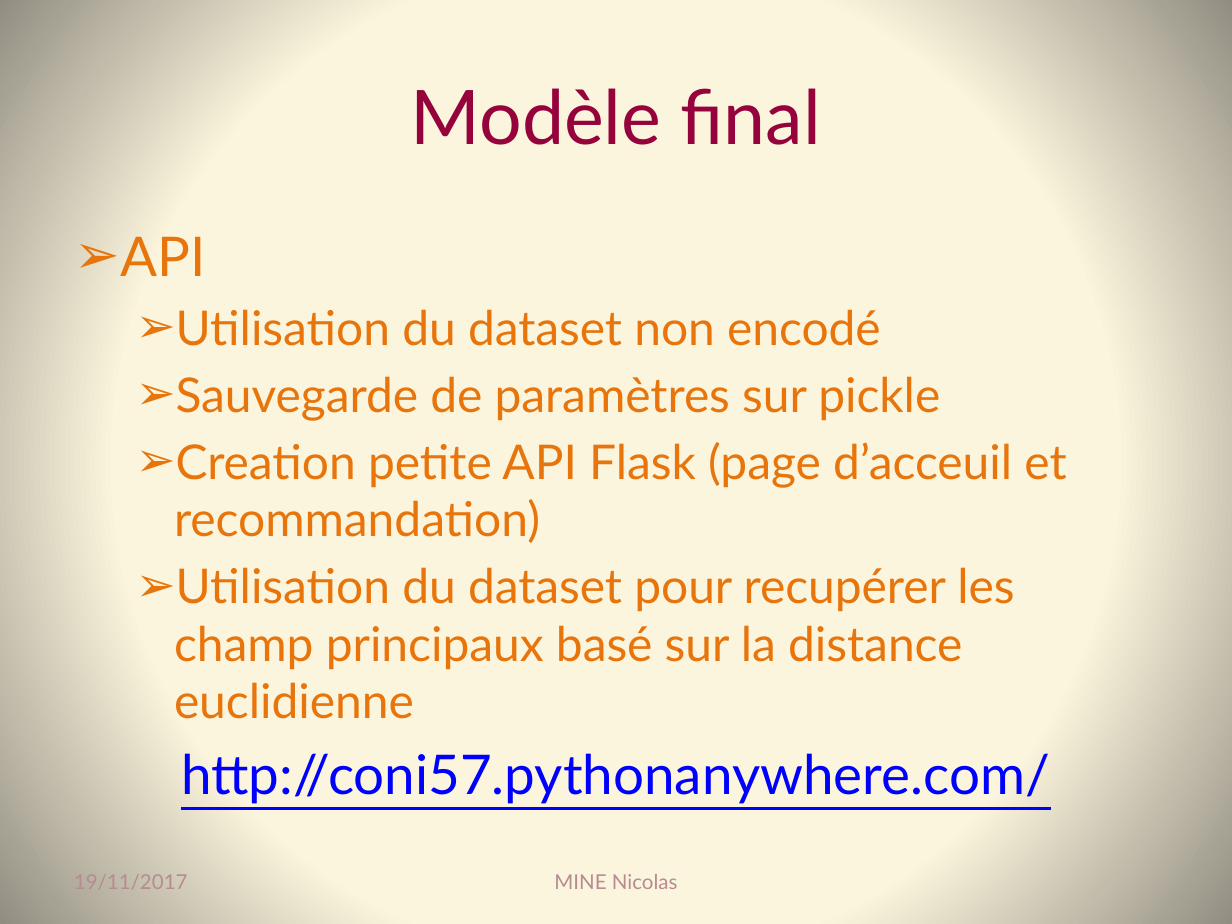
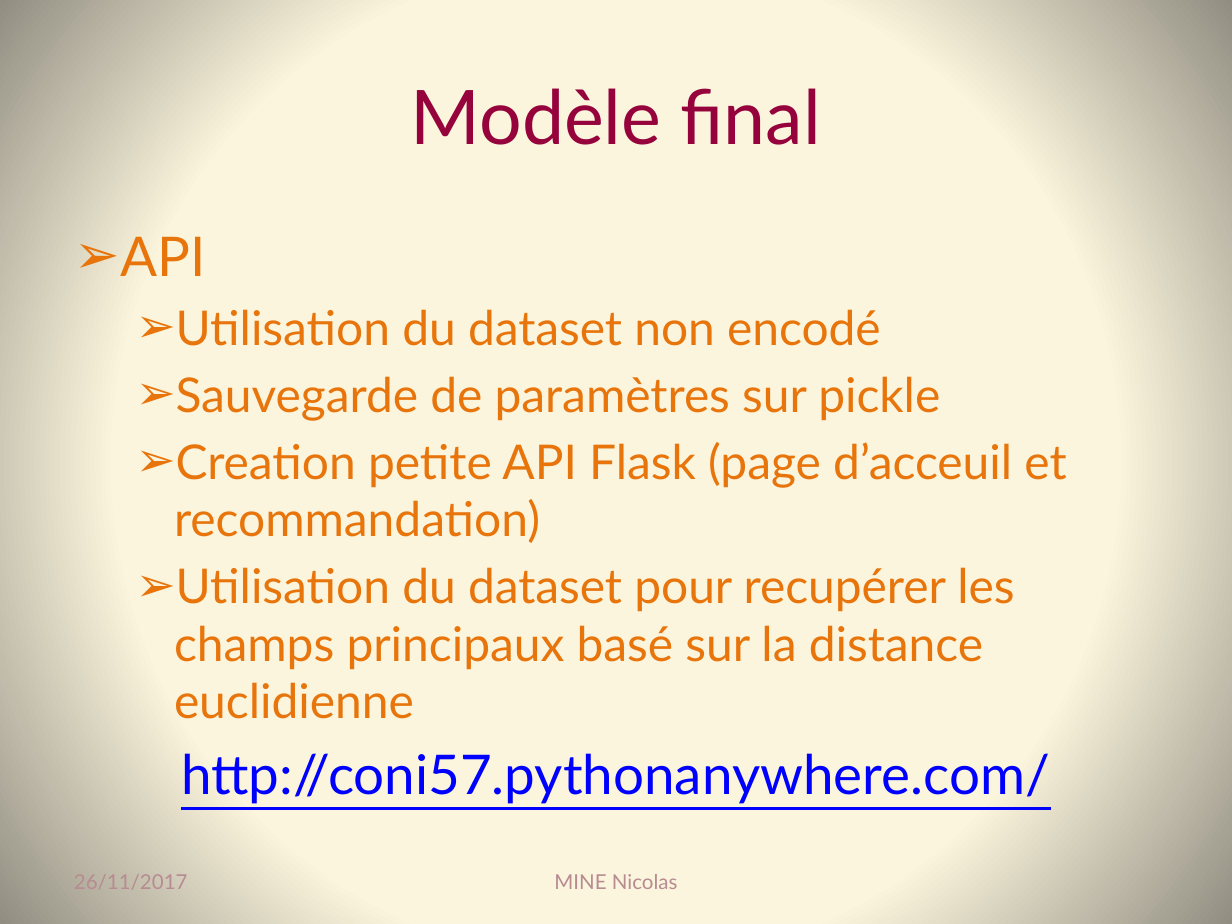
Before and after one commit to Coni63/OC_DS, a slide deck: slide 17 of P3/Presentation-projet_3.pptx (slide 16 before the commit). Drawn at 1232x924 pixels with LibreOffice and Linux fonts; fonts in the diff are those of the drawing. Boxes give left, top, right and bottom in pixels: in the first picture for what was removed or moved away, otherwise in the second. Text is boxed around its words. In the diff, an @@ line names an element or a change of style, - is before the commit and + after.

```diff
--- a/P3/Presentation-projet_3.pptx
+++ b/P3/Presentation-projet_3.pptx
@@ text at [174,567,1014,719]: text changed @@
-  ➢ Utilisation du dataset pour recupérer les champ principaux basé sur la distance euclidienne
+  ➢ Utilisation du dataset pour recupérer les champs principaux basé sur la distance euclidienne
@@ text at [74,874,188,889]: text changed @@
-19/11/2017
+26/11/2017
```
Also in this commit, not shown: 17 other slides changed, 2 slides added, 10 other files.
